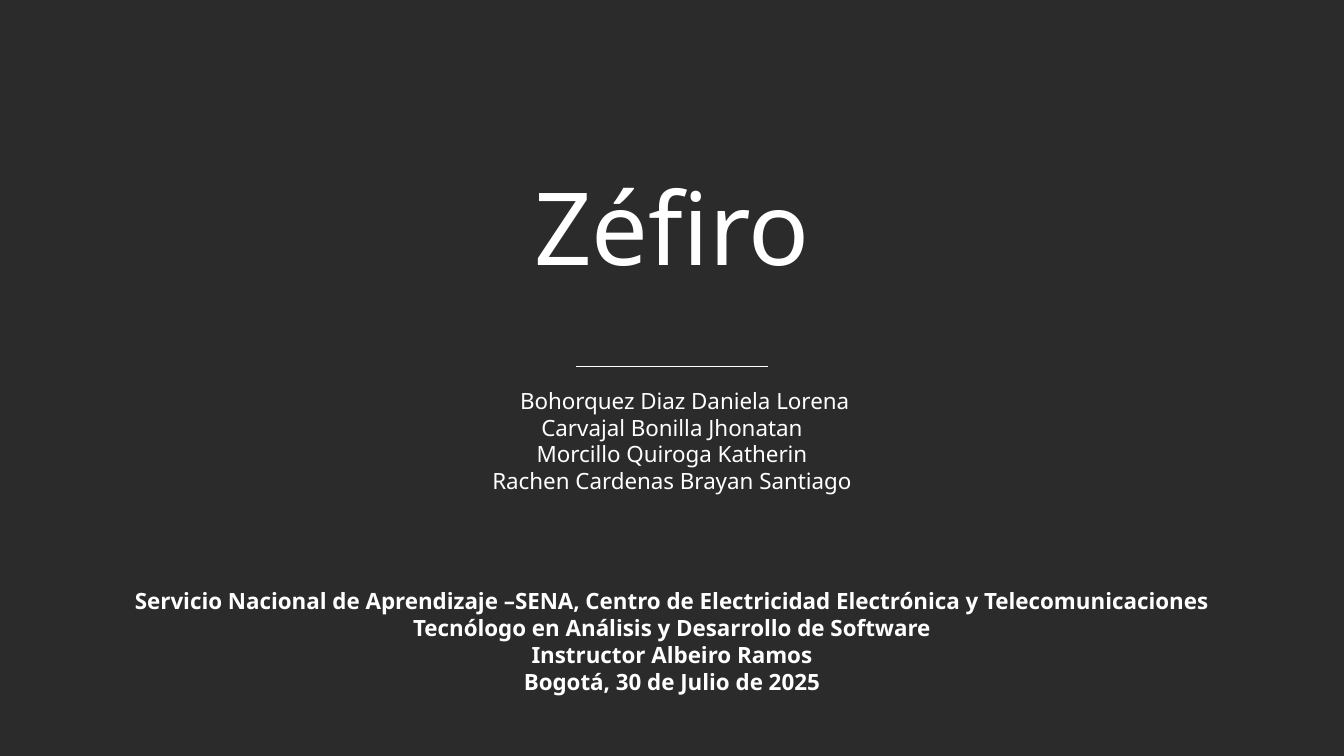
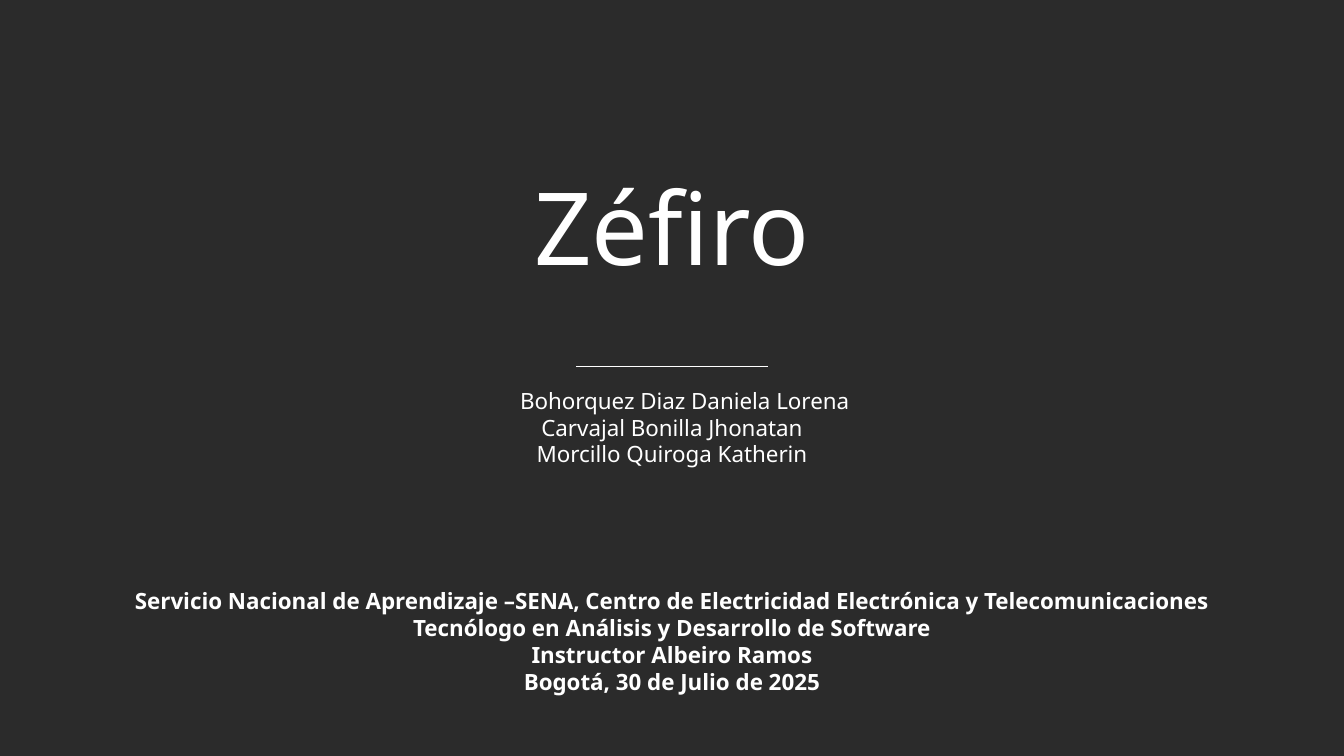
Before and after one commit to Katherin-22/zefiro, a slide deck: slide 2 of 01_proyecto/trim1/01_contextualizacion_proyecto/Presentación del Proyecto.pptx. Drawn at 1344x756 pixels with LibreOffice and Linux fonts; fonts in the diff are those of the drawing; background and template pictures are left out; a plain dark background stands for a picture behind light text. Boxes give left, top, right and bottom in pixels: in the first picture for what was removed or moved away, otherwise in the second. Text is boxed around its words. In the diff, an @@ line names an element or a change of style, - is before the commit and + after.

```diff
--- a/01_proyecto/trim1/01_contextualizacion_proyecto/Presentación del Proyecto.pptx
+++ b/01_proyecto/trim1/01_contextualizacion_proyecto/Presentación del Proyecto.pptx
@@ text at [492, 472, 851, 495]: paragraph removed @@
-Rachen Cardenas Brayan Santiago
```
Also in this commit, not shown: 3 other slides changed, 9 slides added.
